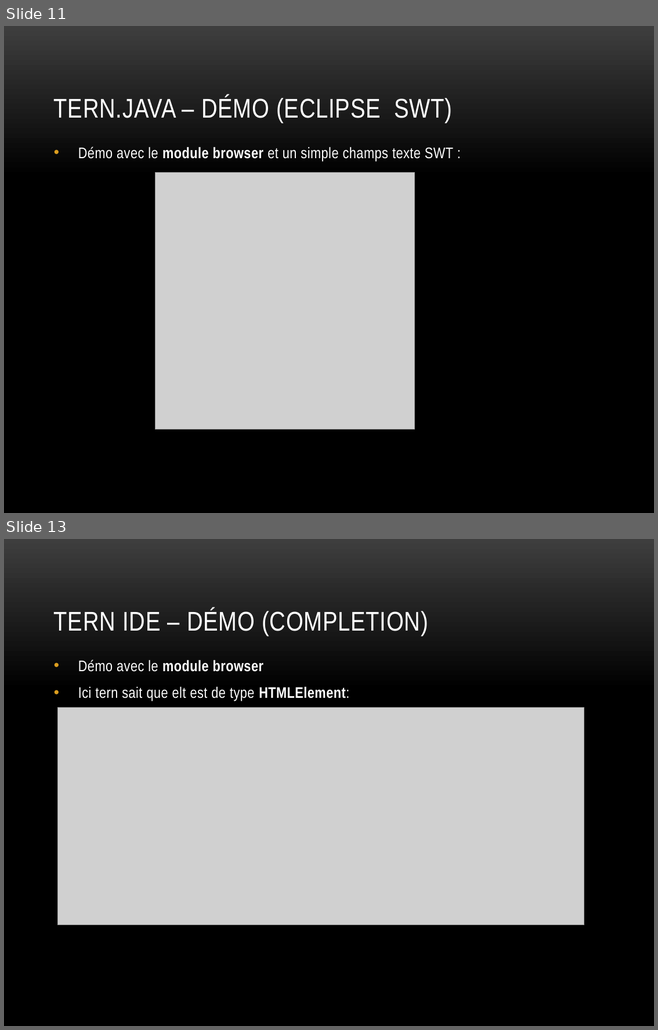
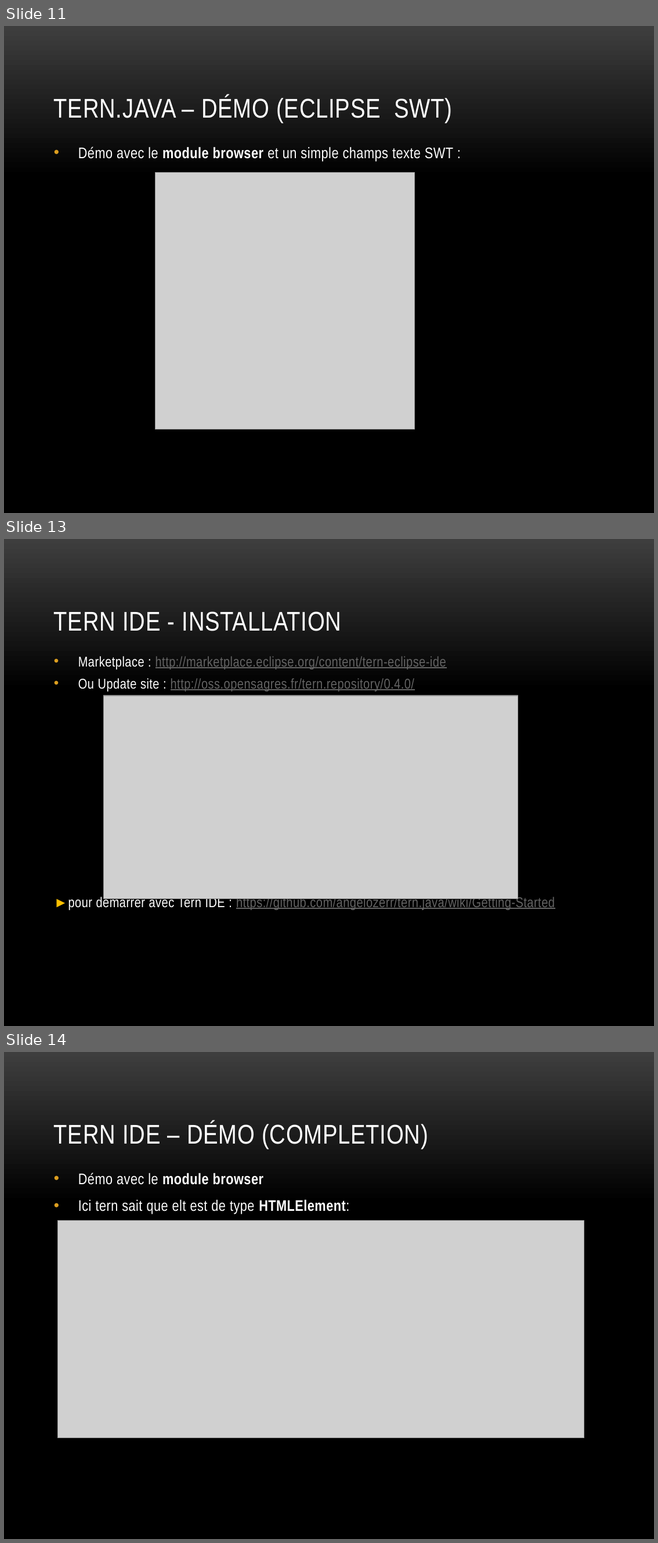
Before and after one commit to angelozerr/tern.java, a slide deck: docs/tern.java_fr.pptx. Shown one above the other, each under a label of ours: slides 11 and 13 before the commit, slides 11, 13 and 14 after it; the slides between them are not shown. The pictures are 658x1030 and 658x1543 pixels, drawn with LibreOffice and Linux fonts; fonts in the diff are those of the drawing; grey boxes stand for pictures; background and template pictures are left out. Boxes give left, top, right and bottom in pixels: in the first picture for what was removed or moved away, otherwise in the second. Text is boxed around its words. In the diff, an @@ line names an element or a change of style, - is before the commit and + after.

Commit message:
Add installation update site page.

```diff
--- a/docs/tern.java_fr.pptx
+++ b/docs/tern.java_fr.pptx
@@ slide 13 added at (4, 539, 654, 1026), background picture (left out) @@
@@ title added at (54, 611, 342, 631), 30 pt, text #FFFFFF @@
+TERN IDE - INSTALLATION
@@ text added at (54, 656, 554, 910), 15.7 pt, text #646464, underline @@
+• Marketplace : http://marketplace.eclipse.org/content/tern-eclipse-ide
+• Ou Update site : http://oss.opensagres.fr/tern.repository/0.4.0/
+►pour démarrer avec Tern IDE : https://github.com/angelozerr/tern.java/wiki/Getting-Started
@@ picture added at (104, 696, 518, 899) @@
@@ what was slide 13 is now slide 14 @@
```
Also in this commit, not shown: 5 slides changed, 2 other slides added.
